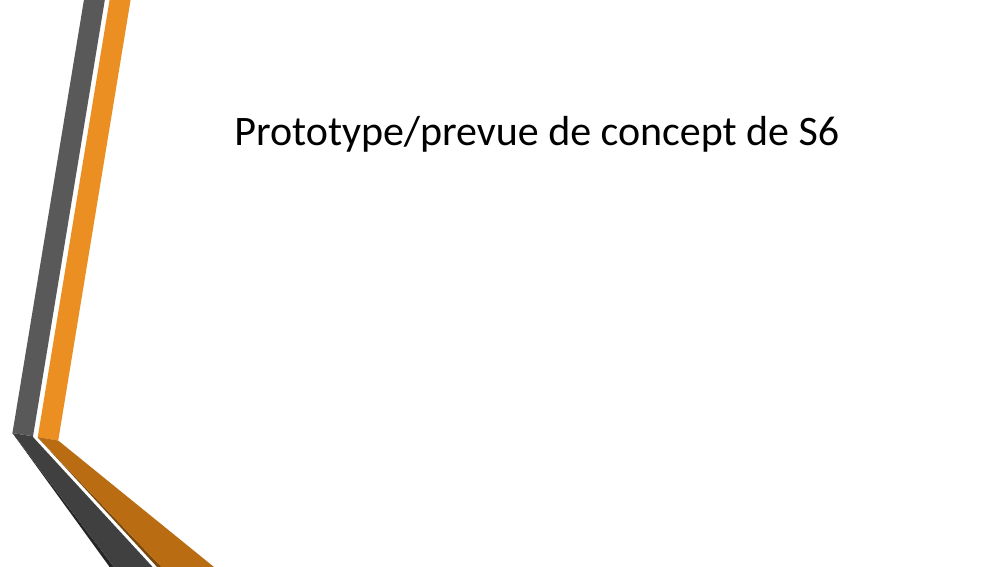
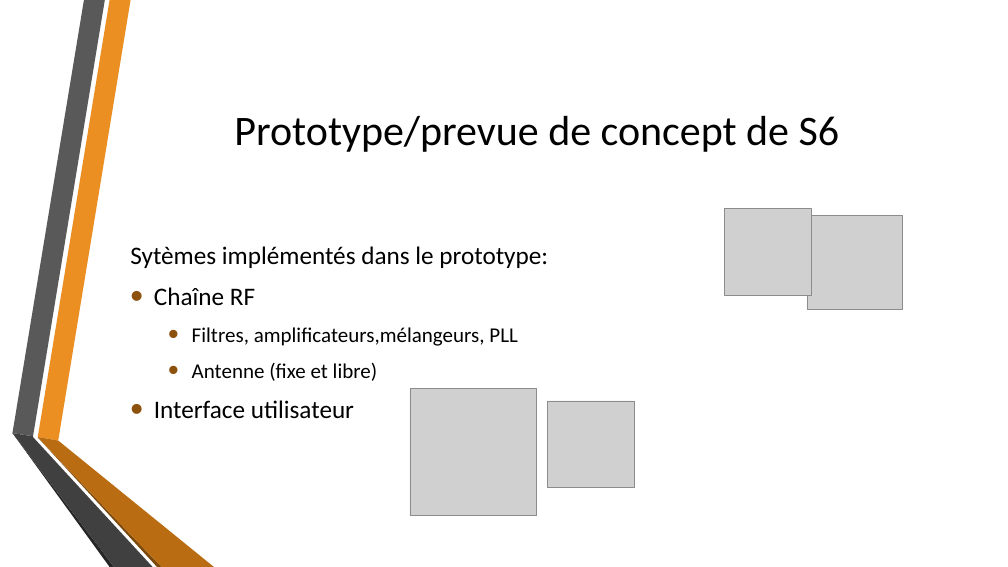
Before and after one commit to fisj2002/Projet_S6_Documentation, a slide deck: slide 7 of Dossier de Conception.pptx (slide 6 before the commit). Drawn at 1008x567 pixels with LibreOffice and Linux fonts; fonts in the diff are those of the drawing; grey boxes stand for pictures; background and template pictures are left out. Boxes give left, top, right and bottom in pixels: in the first picture for what was removed or moved away, otherwise in the second. Text is boxed around its words. In the diff, an @@ line names an element or a change of style, - is before the commit and + after.

Commit message:
Ajoute le prototype et ses limites

```diff
--- a/Dossier de Conception.pptx
+++ b/Dossier de Conception.pptx
@@ picture added at (724,209,811,296) @@
@@ picture added at (808,215,902,309) @@
@@ text added at (130,246,548,419), 24 pt, text #000000 @@
+Sytèmes implémentés dans le prototype:
+• Chaîne RF
+  • Filtres, amplificateurs,mélangeurs, PLL
+  • Antenne (fixe et libre)
+• Interface utilisateur
@@ picture added at (410,389,537,516) @@
@@ picture added at (547,401,634,488) @@
```
Also in this commit, not shown: 2 slides added.
